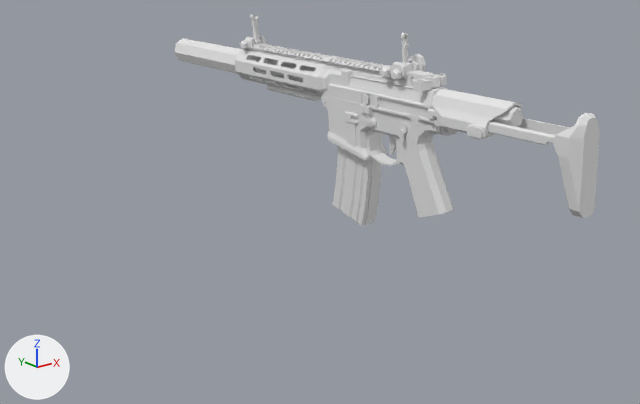
Two versions of the glTF model assets/armas/fp/ar15.glb, one commit apart.
Camera for both pictures: a 50 mm camera at (-0.664, -0.581, 0.118) aimed at (0.012, 0.263, -0.22). Every picture has the same lights, and +X, +Y and +Z are marked at lower left. The picture after the commit comes second. Where no turn or scale is listed for an object, it has been applied to the vertices.

Objects in the first picture: 'carregador', 'fuzil'.
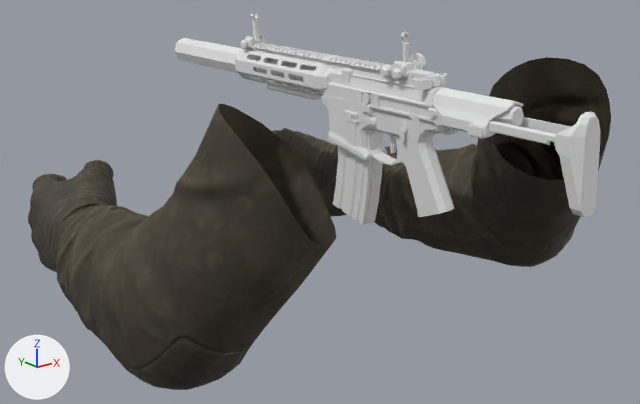
Where the newer file only moved an object's origin or applied its transform, the numbers keep the older frame.

Changed parts and their boxes (x1, y1, x2, y2) in the pictures (640 x 404 px):
'bracos', added: after (28, 57, 611, 390)

The change in detail:
Picture 'armNormal' (img_armnormal) is new.
Picture 'armRoughness' (img_armroughness) is new.
Picture 'armColor' (img_armcolor) is new.
Material 'arms' (mat_arms) is new.
Uses the picture img_armcolor.
Uses the picture img_armnormal.
Uses the picture img_armroughness.
Mesh me_mesh is new.
It has 7452 vertices, 14852 faces and spans x -0.332..0.332, y -0.082..0.596, z -0.125..0.198.
It uses material mat_arms.
Object 'bracos' (ob_bracos) is new; it shows me_mesh.
Its location is (0.0, 0.079, -0.237).
